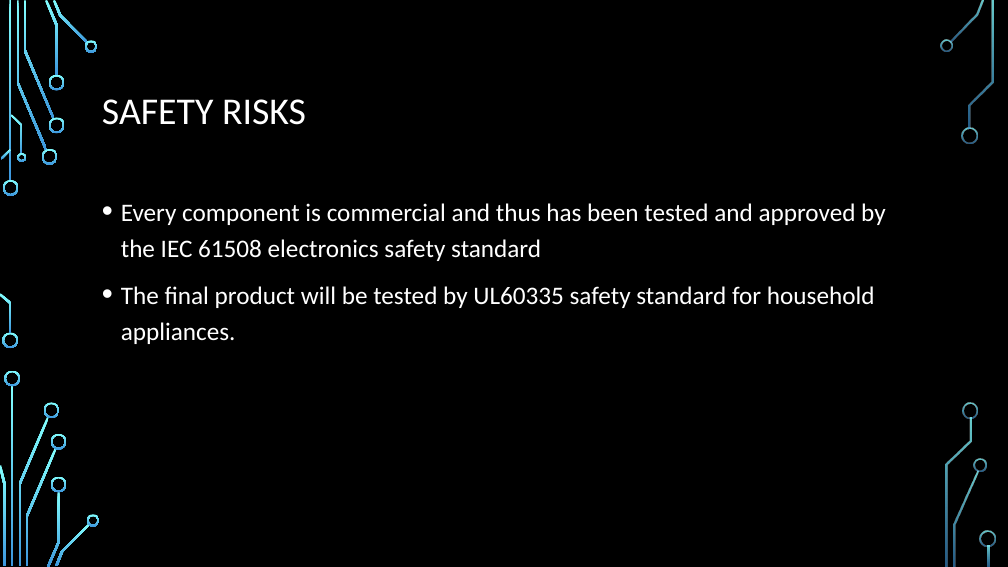
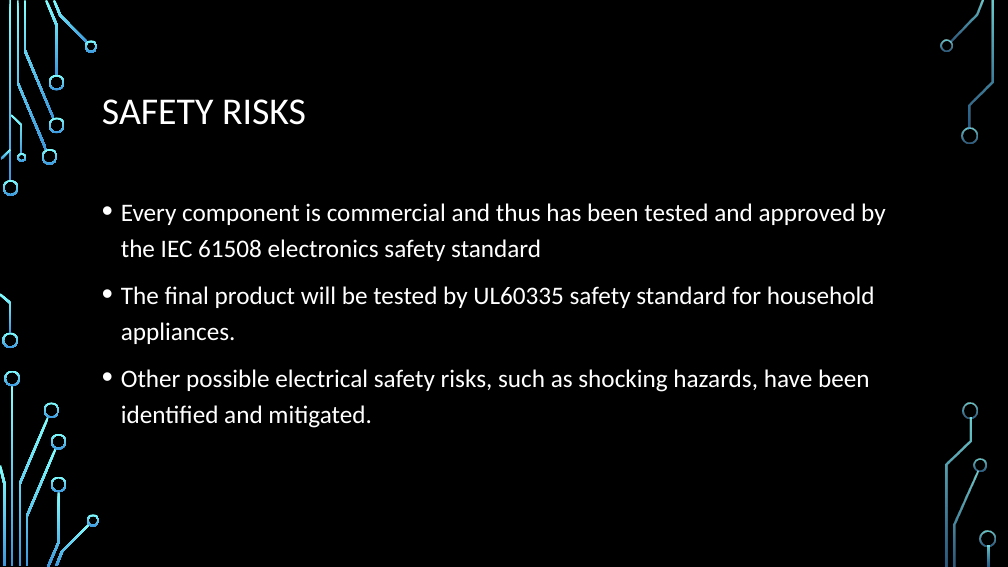
Before and after one commit to dontaylor6000/Group27_Tracker, a slide deck: slide 26 of Documentation/PDR.pptx (slide 21 before the commit). Drawn at 1008x567 pixels with LibreOffice and Linux fonts; fonts in the diff are those of the drawing; background and template pictures are left out. Boxes give left, top, right and bottom in pixels: in the first picture for what was removed or moved away, otherwise in the second. Text is boxed around its words. In the diff, an @@ line names an element or a change of style, - is before the commit and + after.

```diff
--- a/Documentation/PDR.pptx
+++ b/Documentation/PDR.pptx
@@ text at [121, 369, 870, 428]: paragraph added @@
+• Other possible electrical safety risks, such as shocking hazards, have been identified and mitigated.
```
Also in this commit, not shown: 11 other slides changed, 9 slides added, 4 slides removed.
